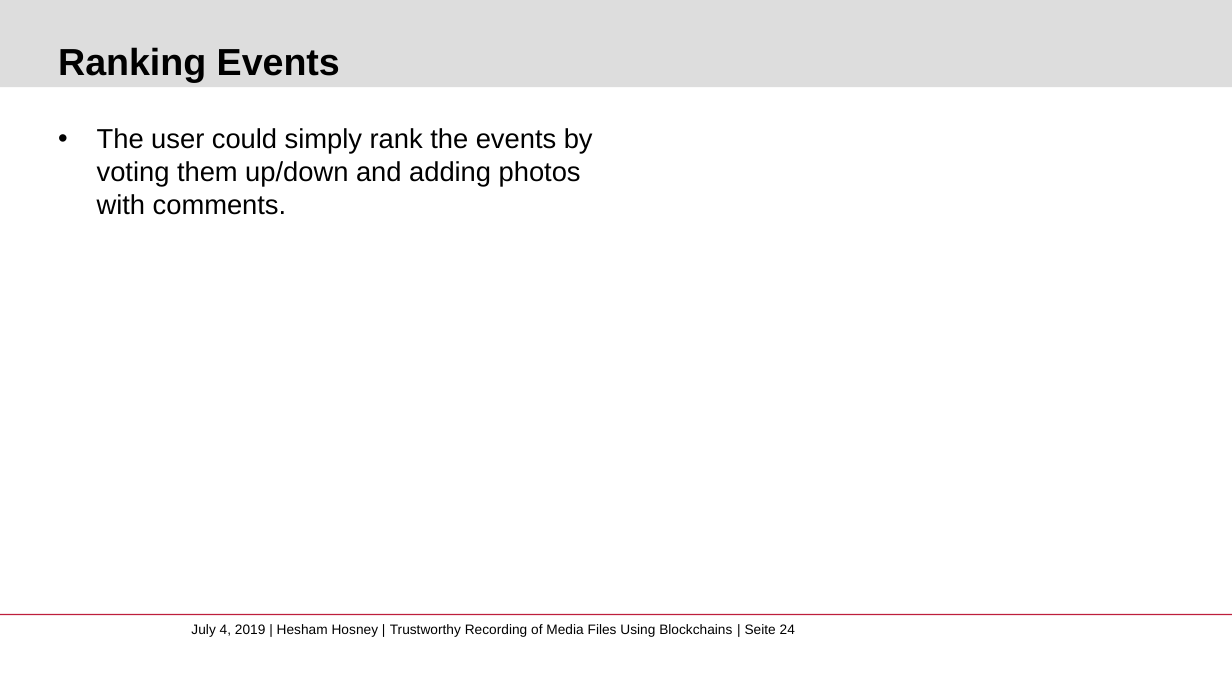
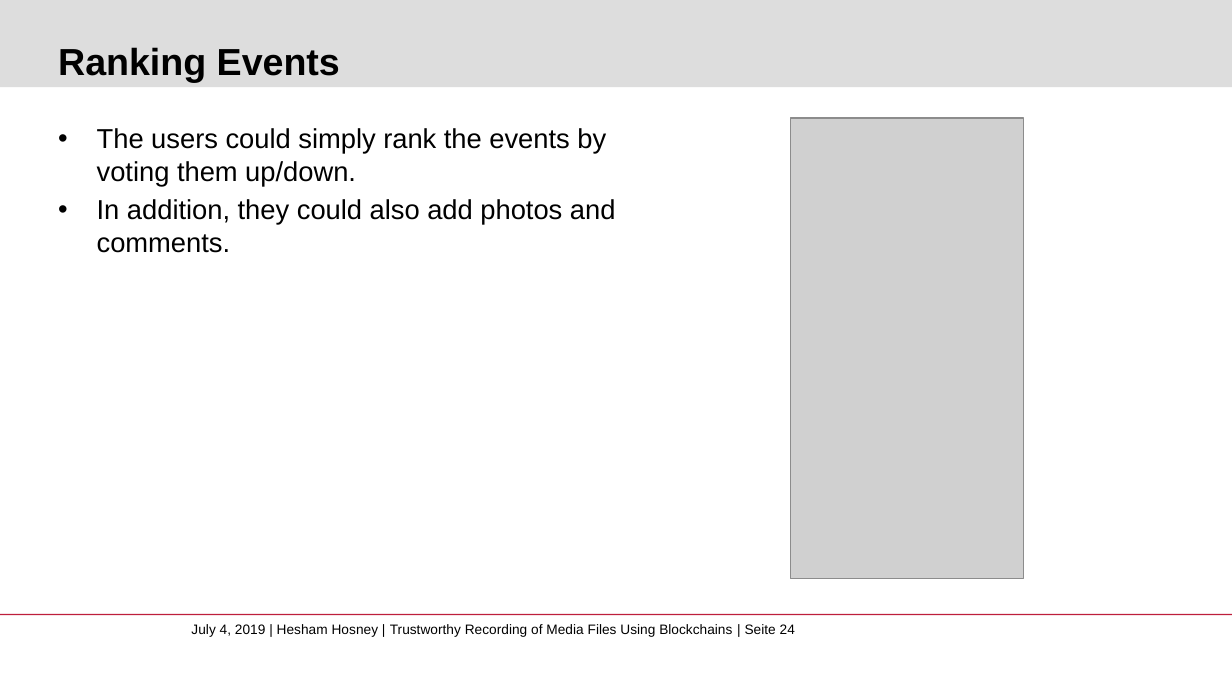
Before and after one commit to whosham/FakeNewsDetection, a slide deck: slide 24 of FakeNewsDetection.pptx. Drawn at 1232x693 pixels with LibreOffice and Linux fonts; fonts in the diff are those of the drawing; grey boxes stand for pictures; background and template pictures are left out. Boxes give left, top, right and bottom in pixels: in the first picture for what was removed or moved away, otherwise in the second. Text is boxed around its words. In the diff, an @@ line names an element or a change of style, - is before the commit and + after.

```diff
--- a/FakeNewsDetection.pptx
+++ b/FakeNewsDetection.pptx
@@ picture added at box(791, 118, 1024, 579) @@
@@ text at box(97, 128, 616, 253): text changed @@
-• The user could simply rank the events by voting them up/down and adding photos with comments.
+• The users could simply rank the events by voting them up/down.
+• In addition, they could also add photos and comments.
```
Also in this commit, not shown: 18 other slides changed, 6 slides added, 2 slides removed, 4 other files.
